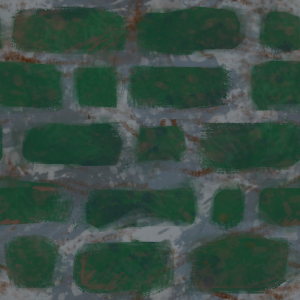
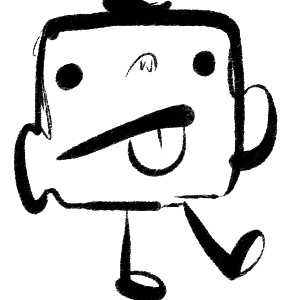
Layered file, before and after one edit (300×300). Changes by layer:
renamed "Calque de groupe 4" to "Pierre", moved it into group "Pierres" over <box>0,0,300,300</box>
moved "Calque de dessin 7" into group "Pierres" over <box>0,0,300,300</box>
moved "Calque de dessin 8" into group "Pierres" over <box>0,0,300,300</box>
moved "Calque de dessin 5" into group "Pierres" over <box>0,0,300,300</box>
added layer "Calque de dessin 10" above "Arrière-plan" over <box>0,0,300,300</box>
